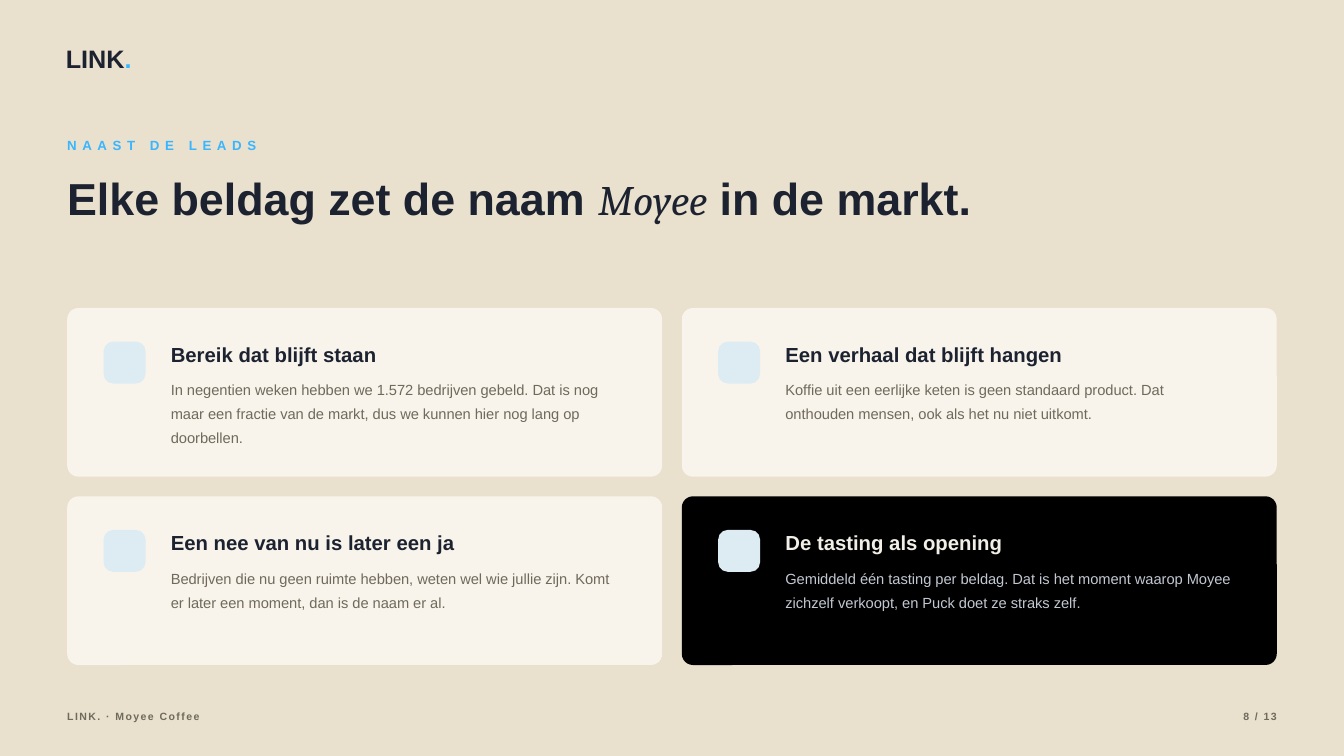
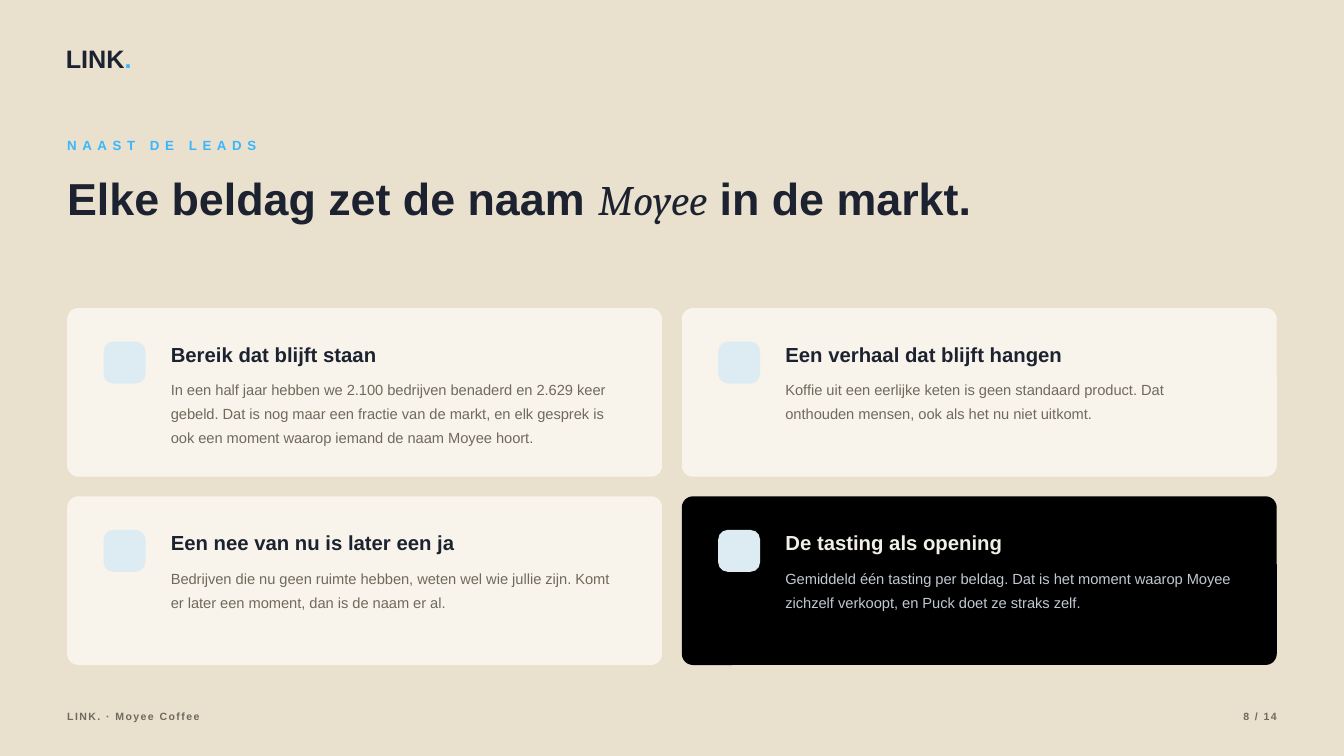
Before and after one commit to hens-lang/Test, a slide deck: slide 8 of output/LINK. voorstel Moyee Coffee.pptx. Drawn at 1344x756 pixels with LibreOffice and Linux fonts; fonts in the diff are those of the drawing; background and template pictures are left out. Boxes give left, top, right and bottom in pixels: in the first picture for what was removed or moved away, otherwise in the second. Text is boxed around its words. In the diff, an @@ line names an element or a change of style, - is before the commit and + after.

```diff
--- a/output/LINK. voorstel Moyee Coffee.pptx
+++ b/output/LINK. voorstel Moyee Coffee.pptx
@@ text at [171, 384, 605, 446]: text changed @@
-In negentien weken hebben we 1.572 bedrijven gebeld. Dat is nog maar een fractie van de markt, dus we kunnen hier nog lang op doorbellen.
+In een half jaar hebben we 2.100 bedrijven benaderd en 2.629 keer gebeld. Dat is nog maar een fractie van de markt, en elk gesprek is ook een moment waarop iemand de naam Moyee hoort.
```
Also in this commit, not shown: 12 other slides changed, 1 slide added, 27 other files.
